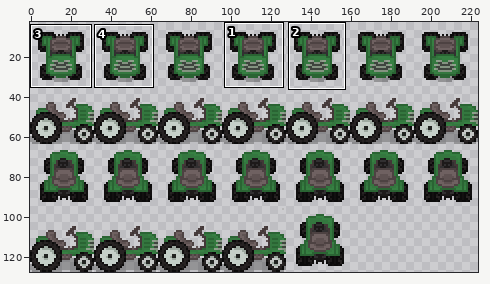
File history of a sprite sheet, TractorMod/assets/tractor.png. Above, an overview of the earlier version with the close-up marked.
Close-up. As it was:
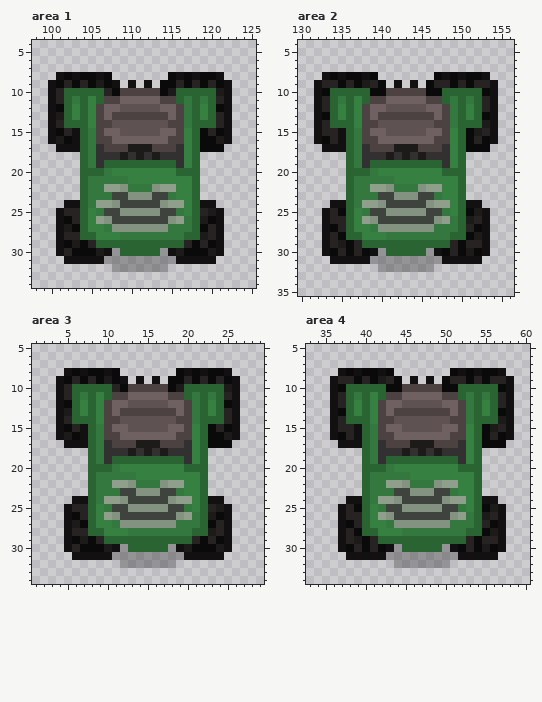
The file is 224x128 pixels. Colours within 5 levels of each other are drawn and written as one. Shown: area 1: x 98..125, y 4..34; area 2: x 130..156, y 4..35; area 3: x 1..29, y 5..34; area 4: x 33..60, y 5..34. The wide view leaves out empty margins. The commit also changed other parts of the picture, which this record leaves out.
After:
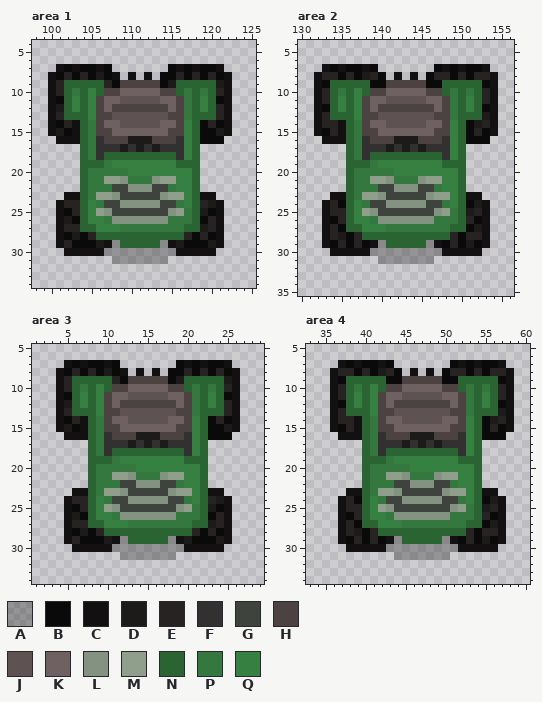
Palette (. is transparent): A #00000047  B #0b0a0a  C #121010  D #1d1a1a  E #272323  F #323031  G #3e443d  H #4d4242  J #5f5252  K #6f6161  L #849381  M #8f9f8c  N #2a6433  P #34773f  Q #368042
Change:
Changed rows in their new state; - is an unchanged pixel.
Area 1:
first column x 100:
 7 -CBCBBCB-------BCBCBBC-
 8 CBEBE-D-C-C-C-B-E-E-EBC
 9 -ENNNNNEBHHHHH-DNNNNND-
10 ---P-Q-HHKKKKKHH-P-P-E-
11 -B-Q--HKKJJJJJKKH--Q-B-
12 -D------HHHHHHH------E-
13 -E-N---HJJJJJJJH---N---
14 -BEC-P-KK-----KK-Q-BEB-
15 -DB----H-KKKKK-H----BD-
16 .CC---F-HHDDDHH-F----B.
17 -...---FFDF-FDFF---...-
18 -------NNNNNNNNN-------
19 -----NNPQQQQQQQQNN-----
20 -----PP-PP------QQ-----
21 -------MMLPPPLMM-------
22 -------PGGLLLGGP-------
23 --CC--MML-GGG-LMM--CC--
24 -CEE-QPGGLLLLLGGP--EDC-
25 --B---ML-GGGGG-LMP-DB--
26 --DB--QPLLLLLLLPP--BE--
27 --EE-N-QQPPPPPP--N-D---
28 --BDBENNNNNNNNNNNEBEB--
29 --EB-BDCA-----ACDB-BD--
30 -.CCCCCA-AAAAA-ACCCCC.-
31 --......-------......--
32 --------.......--------
Area 2:
first column x 132:
 7 -CBCBBCB-------BCBCBBC-
 8 CEEBE-DEB-C-C-BEE-E-EEC
 9 -BNNNNNB-HHHHH-BNNNNNB-
10 -E-P-Q-HHKKKKKHH-P-P-E-
11 ---Q--HKKJJJJJKKH--Q---
12 -B------HHHHHHH------B-
13 -E-N---HJJJJJJJH---N-D-
14 --EC-P-KK-----KK-Q-BDE-
15 -B-----H-KKKKK-H----EB-
16 .CC---F-HHDDDHH-F---B-.
17 -...---FFDF-FDFF---...-
18 -------NNNNNNNNN-------
19 -----NNPQQQQQQQQNN-----
20 -----PP-PP------QQ-----
21 -------MMLPPPLMM-------
22 -------PGGLLLGGP-------
23 --CC--MML-GGG-LMM--CC--
24 -CEB-QPGGLLLLLGGP--BDC-
25 ---E--ML-GGGGG-LMP-DE--
26 --B---QPLLLLLLLPP--EB--
27 --EB-N-QQPPPPPP--N-BD--
28 ---DBENNNNNNNNNNNEBEE--
29 --BE--BCA-----ACB--DB--
30 -.CCCCCA-AAAAA-ACCCCC.-
31 --......-------......--
32 --------.......--------
Area 3:
first column x 4:
 7 -CBCBBCB-------BCBCBBC-
 8 CBEBE-D-C-C-C-B-E-E-EBC
 9 -ENNNNNEBHHHHH-DNNNNND-
10 ---P-Q-HHKKKKKHH-P-P-E-
11 -B-Q--HKKJJJJJKKH--Q-B-
12 -D------HHHHHHH------E-
13 -E-N---HJJJJJJJH---N---
14 -BEC-P-KK-----KK-Q-BEB-
15 -DB----H-KKKKK-H----BD-
16 .CC---F-HHDDDHH-F----B.
17 -...---FFDF-FDFF---...-
18 -------NNNNNNNNN-------
19 -----NNPQQQQQQQQNN-----
20 -----PP-PP------QQ-----
21 -------MMLPPPLMM-------
22 -------PGGLLLGGP-------
23 --CC--MML-GGG-LMM--CC--
24 -CEE-QPGGLLLLLGGP--EDC-
25 --B---ML-GGGGG-LMP-DB--
26 --DB--QPLLLLLLLPP--BE--
27 --EE-N-QQPPPPPP--N-D---
28 --BDBENNNNNNNNNNNEBEB--
29 --EB-BDCA-----ACDB-BD--
30 -.CCCCCA-AAAAA-ACCCCC.-
31 --......-------......--
32 --------.......--------
Area 4:
first column x 36:
 7 -CBCBBCB-------BCBCBBC-
 8 CEEBE-DEB-C-C-BEE-E-EEC
 9 -BNNNNNB-HHHHH-BNNNNNB-
10 -E-P-Q-HHKKKKKHH-P-P-E-
11 ---Q--HKKJJJJJKKH--Q---
12 -B------HHHHHHH------B-
13 -E-N---HJJJJJJJH---N-D-
14 --EC-P-KK-----KK-Q-BDE-
15 -B-----H-KKKKK-H----EB-
16 .CC---F-HHDDDHH-F---B-.
17 -...---FFDF-FDFF---...-
18 -------NNNNNNNNN-------
19 -----NNPQQQQQQQQNN-----
20 -----PP-PP------QQ-----
21 -------MMLPPPLMM-------
22 -------PGGLLLGGP-------
23 --CC--MML-GGG-LMM--CC--
24 -CEB-QPGGLLLLLGGP--BDC-
25 ---E--ML-GGGGG-LMP-DE--
26 --B---QPLLLLLLLPP--EB--
27 --EB-N-QQPPPPPP--N-BD--
28 ---DBENNNNNNNNNNNEBEE--
29 --BE--BCA-----ACB--DB--
30 -.CCCCCA-AAAAA-ACCCCC.-
31 --......-------......--
32 --------.......--------
Pixel boxes of the changes (left, top, right, bottom) in both close-ups:
changed: (48, 64, 232, 272)
changed: (314, 64, 498, 272)
changed: (56, 360, 240, 568)
changed: (330, 360, 514, 568)
